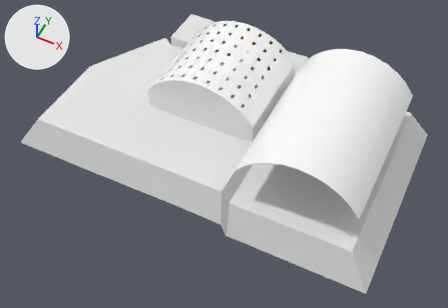
One commit to the glTF model Constructs/First_Factory/First_Factory.glb: the scene before it, then after it.
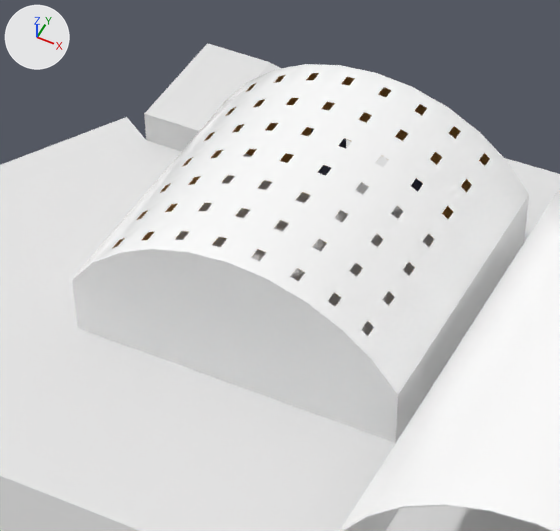
Old and new are each drawn whole from a 50 mm lens placed at (34.4, -29.4, 41.7), pointed at (16.6, 6.2, -2.9) and again close up on the part from 28% to 68% of the width and 0% to 56% of the height. The lights are fixed; the arrows at upper left show +X, +Y and +Z. Objects named as collision shapes, trigger or cutter boxes, shadow casters or lower levels of detail are left out. Where no turn or scale is listed for an object, it has been applied to the vertices. Vertices at the same position are counted once.

Objects in the first close-up: 'FirstHangar', 'HangarFoundationSmall', 'SideOpenHangar_M'.
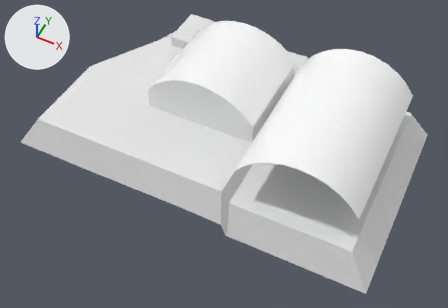
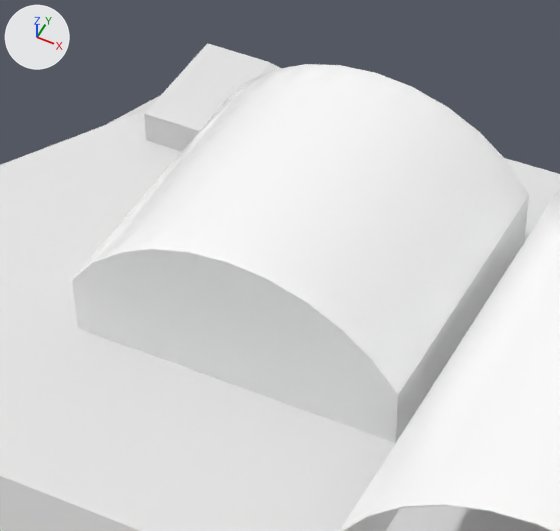
The change, as a list of edits to the scene's bpy script:
```text
Add mat_glass_in_equipment:
    mat_glass_in_equipment = principled_material('Glass_in_Equipment')
    mat_glass_in_equipment.base_color = (1.0, 1.0, 1.0)  # white #ffffff
    mat_glass_in_equipment.roughness = 0.0
Change me_cube_035:
    used by ob_hangarfoundationsmall; location = (0.0, 0.0, 0.0)
    remove me_cube_035.from_pydata(...)  # 50 vertices, 77 faces; spans x -1.9..33.4, y -1.3..21.3, z -4.2..1.1
    add me_cube_035.from_pydata(...)  # 50 vertices, 96 faces; spans x -1.9..33.4, y -1.3..21.3, z -4.2..1.1
    me_cube_035 part 1
    2 vertices are removed from x 8.3, y 17.7..19.8, z 1.0..1.1
    10 faces are deleted
    1 vertex moves from x 8.3, y 17.7, z 0.0 to x 8.4, y 16.3, z 0.0
    2 vertices are added at (8.4, 16.4, 1.1), (8.3, 19.8, -0.2)
    29 new faces join them
Add me_circle_004:
    me_circle_004.from_pydata(...)  # 224 vertices, 112 faces; spans x -4.21..4.21, y 0.52..9.42, z 4.9..6.4
    me_circle_004.materials.append(mat_glass_in_equipment)  # white #ffffff
Add ob_firsthangarglass:
    ob_firsthangarglass = bpy.data.objects.new('FirstHangarGlass', me_circle_004)
    ob_firsthangarglass.location = (13.96, 6.3, -1.52)
```

Where the change shows, as pixel boxes (x1, y1, x2, y2) in the close-ups (560 x 531 px):
'FirstHangarGlass', added: after (113, 73, 490, 336)
part 1 of me_cube_035, built on: before (144, 43, 352, 157); after (106, 43, 281, 139)
